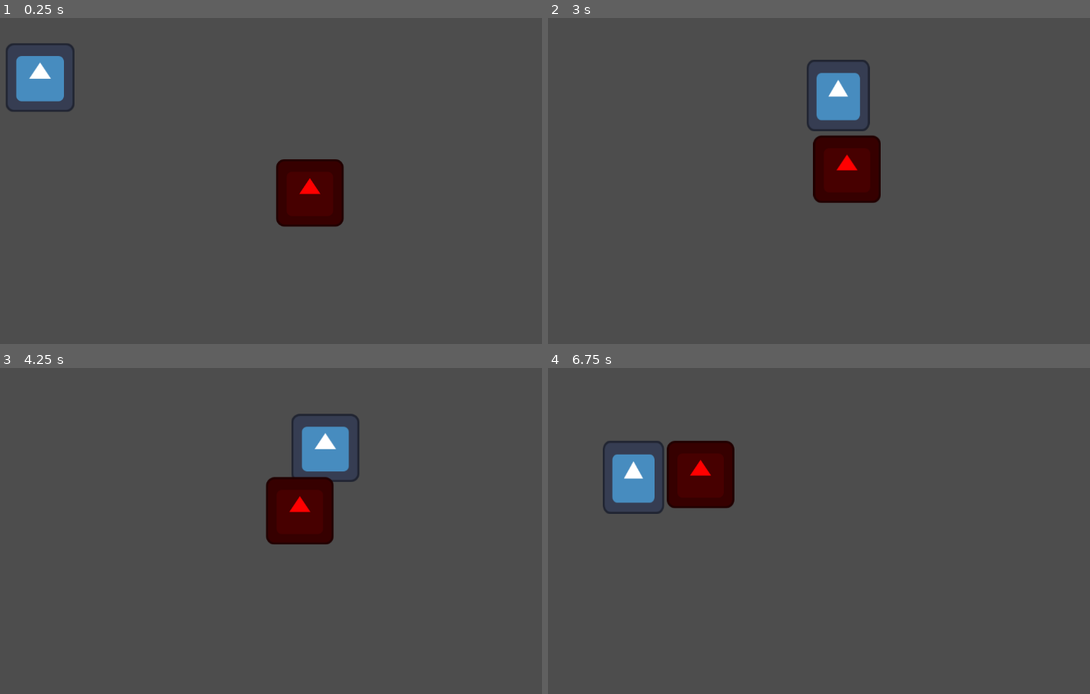
Above: before the commit, frames 1-4 (two rows, left to right).
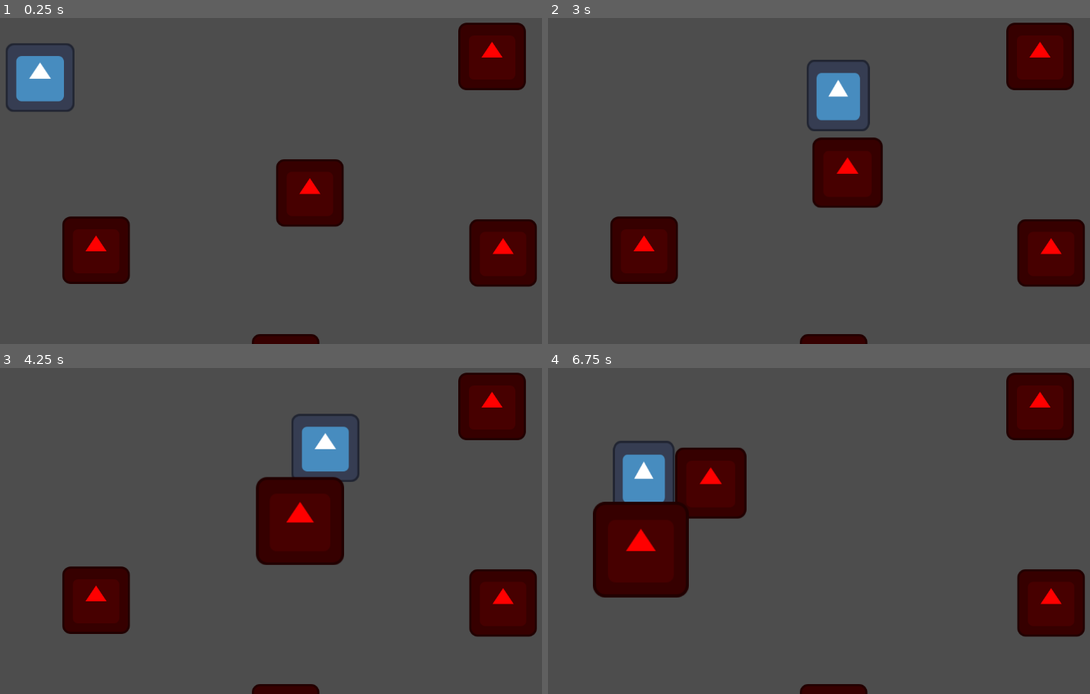
Above: after the commit, the same moments.

Repository: PietPadda/Godot_2D_ARPG
Game: Godot game, scene res://scenes/levels/main.tscn
Same seed, same stepped clock (60 frames per second), same inputs: the game is played once before the commit and once after it. The engine's default icon, where the game draws it, is replaced by a stand-in: a white triangle on a blue panel in a dark square.
Inputs (mouse positions are in pixels of both pictures, inside the frame that each line leads up to):
- Up to frame 1 (0.25 s): no input
- Up to frame 2 (3 s): move the mouse to (949, 154) at 0.52 s; hold Space (attack) 0.53-1.28 s; move the mouse to (694, 190) at 1.27 s; tap Space (attack) at 1.35, 2.3, 2.85 s; move the mouse to (873, 99) at 2.02 s; press the mouse at (873, 99) at 2.03 s; move the mouse to (781, 242) at 2.77 s; release the mouse at (781, 242) at 2.78 s
- Up to frame 3 (4.25 s): move the mouse to (449, 573) at 3.52 s; hold Space (attack) from 3.53 s (still down)
- Up to frame 4 (6.75 s): move the mouse to (629, 472) at 4.27 s; release Space (attack) at 4.28 s; click (629, 472) at 4.35 s; tap Space (attack) at 4.55, 5.85 s; move the mouse to (846, 524) at 5.02 s; hold Space (attack) 5.03-5.78 s; move the mouse to (721, 439) at 5.77 s; move the mouse to (949, 504) at 6.52 s; press the mouse at (949, 504) at 6.53 s

The runs differ from the first frame. In frame 1, 8.0% of the frame differs, in the area x 11-100%, y 1-100%; in frame 2, 8.5%; in frame 3, 10%; in frame 4, 13%, in the area x 8-100%, y 1-100%.

Commit message:
feat(enemy): implement AI attack behavior with FSM

Diff:
--- /dev/null
+++ b/data/attacks/skeleton_claw.tres
@@ -0,0 +1,10 @@
+[gd_resource type="Resource" script_class="AttackData" load_steps=2 format=3 uid="uid://b27y5ph3w53qj"]
+
+[ext_resource type="Script" uid="uid://dqoublaf4dqmb" path="res://data/attack_data.gd" id="1_tcoky"]
+
+[resource]
+script = ExtResource("1_tcoky")
+damage = 5
+range = 150.0
+animation_name = "Attack"
+metadata/_custom_type_script = "uid://dqoublaf4dqmb"
--- a/scenes/enemies/skeleton.tscn
+++ b/scenes/enemies/skeleton.tscn
@@ -1,13 +1,54 @@
-[gd_scene load_steps=11 format=3 uid="uid://dg2sqch3jtd3h"]
+[gd_scene load_steps=18 format=3 uid="uid://dg2sqch3jtd3h"]
 
 [ext_resource type="Script" uid="uid://ccfvg0731wml7" path="res://scripts/core/fsm/state_machine.gd" id="1_038oa"]
 [ext_resource type="Texture2D" uid="uid://4d68lc3a6uwp" path="res://icon.svg" id="1_p728r"]
 [ext_resource type="Script" uid="uid://sagekmxdwjpe" path="res://scripts/enemies/skeleton.gd" id="1_s0h66"]
 [ext_resource type="Script" uid="uid://bvecx6fek77np" path="res://scripts/enemies/states/enemy_idle_state.gd" id="2_3mw36"]
+[ext_resource type="Script" uid="uid://cnaea40kdh1f3" path="res://scripts/components/animation_component.gd" id="2_pxfki"]
 [ext_resource type="Script" uid="uid://cndcfdfejnpon" path="res://scripts/components/stats_component.gd" id="2_xxwgs"]
 [ext_resource type="Resource" uid="uid://dmqim54pik8nk" path="res://data/stats/dummy_stats.tres" id="3_lj2r1"]
 [ext_resource type="Script" uid="uid://cq7nayflwwt05" path="res://scripts/enemies/states/enemy_chase_state.gd" id="4_vncds"]
+[ext_resource type="Script" uid="uid://dbt2oyeqhc5bu" path="res://scripts/enemies/states/enemy_attack_state.gd" id="6_quxur"]
 [ext_resource type="Script" uid="uid://k3eidh3p84ti" path="res://scripts/components/movement_component.gd" id="7_6ucyf"]
+[ext_resource type="Script" uid="uid://bci6iykvj8w5a" path="res://scripts/components/attack_component.gd" id="10_quxur"]
+[ext_resource type="Resource" uid="uid://b27y5ph3w53qj" path="res://data/attacks/skeleton_claw.tres" id="11_xro8k"]
+
+[sub_resource type="Animation" id="Animation_pxfki"]
+resource_name = "Attack"
+length = 0.8
+tracks/0/type = "value"
+tracks/0/imported = false
+tracks/0/enabled = true
+tracks/0/path = NodePath("Sprite2D:scale")
+tracks/0/interp = 1
+tracks/0/loop_wrap = true
+tracks/0/keys = {
+"times": PackedFloat32Array(0, 0.2, 0.8),
+"transitions": PackedFloat32Array(1, 1, 1),
+"update": 0,
+"values": [Vector2(1, 1), Vector2(1.5, 1.5), Vector2(1, 1)]
+}
+
+[sub_resource type="Animation" id="Animation_quxur"]
+length = 0.001
+tracks/0/type = "value"
+tracks/0/imported = false
+tracks/0/enabled = true
+tracks/0/path = NodePath("Sprite2D:scale")
+tracks/0/interp = 1
+tracks/0/loop_wrap = true
+tracks/0/keys = {
+"times": PackedFloat32Array(0),
+"transitions": PackedFloat32Array(1),
+"update": 0,
+"values": [Vector2(1, 1)]
+}
+
+[sub_resource type="AnimationLibrary" id="AnimationLibrary_xro8k"]
+_data = {
+&"Attack": SubResource("Animation_pxfki"),
+&"RESET": SubResource("Animation_quxur")
+}
 
 [sub_resource type="CapsuleShape2D" id="CapsuleShape2D_3o7vv"]
 radius = 64.0
@@ -21,6 +62,14 @@
 collision_mask = 4
 script = ExtResource("1_s0h66")
 
+[node name="AnimationComponent" type="Node" parent="."]
+script = ExtResource("2_pxfki")
+
+[node name="AnimationPlayer" type="AnimationPlayer" parent="."]
+libraries = {
+&"": SubResource("AnimationLibrary_xro8k")
+}
+
 [node name="StateMachine" type="Node" parent="." node_paths=PackedStringArray("initial_state")]
 script = ExtResource("1_038oa")
 initial_state = NodePath("Idle")
@@ -31,16 +80,15 @@
 [node name="Chase" type="Node" parent="StateMachine"]
 script = ExtResource("4_vncds")
 
+[node name="Attack" type="Node" parent="StateMachine"]
+script = ExtResource("6_quxur")
+
 [node name="Sprite2D" type="Sprite2D" parent="."]
 modulate = Color(1, 0, 0, 1)
 texture = ExtResource("1_p728r")
 
 [node name="CollisionShape2D" type="CollisionShape2D" parent="."]
 shape = SubResource("CapsuleShape2D_3o7vv")
-
-[node name="StatsComponent" type="Node" parent="."]
-script = ExtResource("2_xxwgs")
-stats_data = ExtResource("3_lj2r1")
 
 [node name="AggroRadius" type="Area2D" parent="."]
 collision_layer = 0
@@ -49,7 +97,15 @@
 [node name="CollisionShape2D" type="CollisionShape2D" parent="AggroRadius"]
 shape = SubResource("CircleShape2D_s0h66")
 
+[node name="StatsComponent" type="Node" parent="."]
+script = ExtResource("2_xxwgs")
+stats_data = ExtResource("3_lj2r1")
+
 [node name="MovementComponent" type="Node" parent="."]
 script = ExtResource("7_6ucyf")
 
+[node name="AttackComponent" type="Node" parent="."]
+script = ExtResource("10_quxur")
+attack_data = ExtResource("11_xro8k")
+
 [connection signal="body_entered" from="AggroRadius" to="." method="_on_aggro_radius_body_entered"]
--- a/scenes/levels/main.tscn
+++ b/scenes/levels/main.tscn
@@ -12,3 +12,15 @@
 
 [node name="Skeleton" parent="." instance=ExtResource("2_2vj2h")]
 position = Vector2(659, 361)
+
+[node name="Skeleton2" parent="." instance=ExtResource("2_2vj2h")]
+position = Vector2(254, 470)
+
+[node name="Skeleton3" parent="." instance=ExtResource("2_2vj2h")]
+position = Vector2(1004, 102)
+
+[node name="Skeleton4" parent="." instance=ExtResource("2_2vj2h")]
+position = Vector2(1025, 475)
+
+[node name="Skeleton5" parent="." instance=ExtResource("2_2vj2h")]
+position = Vector2(613, 693)
--- /dev/null
+++ b/scripts/enemies/states/enemy_attack_state.gd
@@ -0,0 +1,27 @@
+# enemy_attack_state.gd
+class_name EnemyAttackState
+extends State
+
+var target: Node2D
+
+@onready var owner_node: CharacterBody2D = get_owner()
+@onready var attack_component: AttackComponent = owner_node.get_node("AttackComponent")
+@onready var animation_component: AnimationComponent = owner_node.get_node("AnimationComponent")
+
+func enter() -> void:
+	print(owner_node.name + " is now Attacking.")
+	if not is_instance_valid(target):
+		state_machine.change_state("Idle")
+		return
+
+	# Stop moving before attacking.
+	var movement_component = owner_node.get_node("MovementComponent")
+	movement_component.set_movement_target(owner_node.global_position)
+
+	# Exceute attacking
+	attack_component.execute(target)
+	attack_component.attack_finished.connect(on_attack_finished, CONNECT_ONE_SHOT)
+
+func on_attack_finished() -> void:
+	# After attacking, go back to chasing the player.
+	state_machine.change_state("Chase")
--- a/scripts/enemies/states/enemy_chase_state.gd
+++ b/scripts/enemies/states/enemy_chase_state.gd
@@ -6,6 +6,7 @@
 
 @onready var owner_node: CharacterBody2D = get_owner()
 @onready var movement_component: MovementComponent = owner_node.get_node("MovementComponent")
+@onready var attack_component: AttackComponent = owner_node.get_node("AttackComponent")
 
 func enter() -> void:
 	print(owner_node.name + " is now Chasing.")
@@ -19,4 +20,11 @@
 	# Continuously update our movement goal to the target's current position.
 	movement_component.set_movement_target(target.global_position)
 
-	# In the next step, we will add a check here to see if we're in attack range.
+	# Check if we are in range to attack.
+	var distance_to_target = owner_node.global_position.distance_to(target.global_position)
+	var attack_range = attack_component.attack_data.range
+
+	if distance_to_target <= attack_range:
+		var attack_state = state_machine.states["attack"]
+		attack_state.target = target # Pass the target to the attack state
+		state_machine.change_state("Attack")
Not shown, added: scripts/enemies/states/enemy_attack_state.gd.uid
